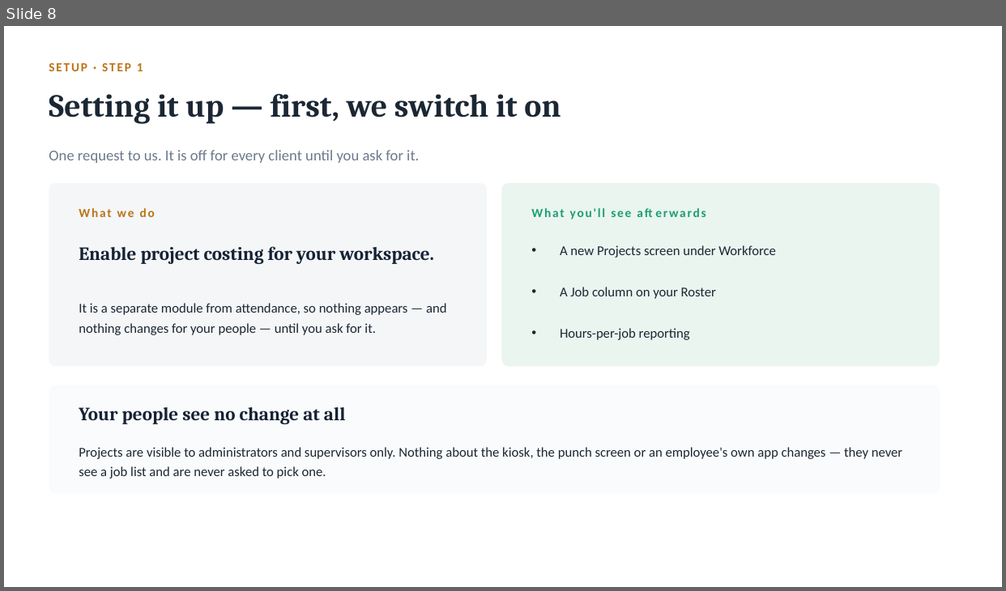
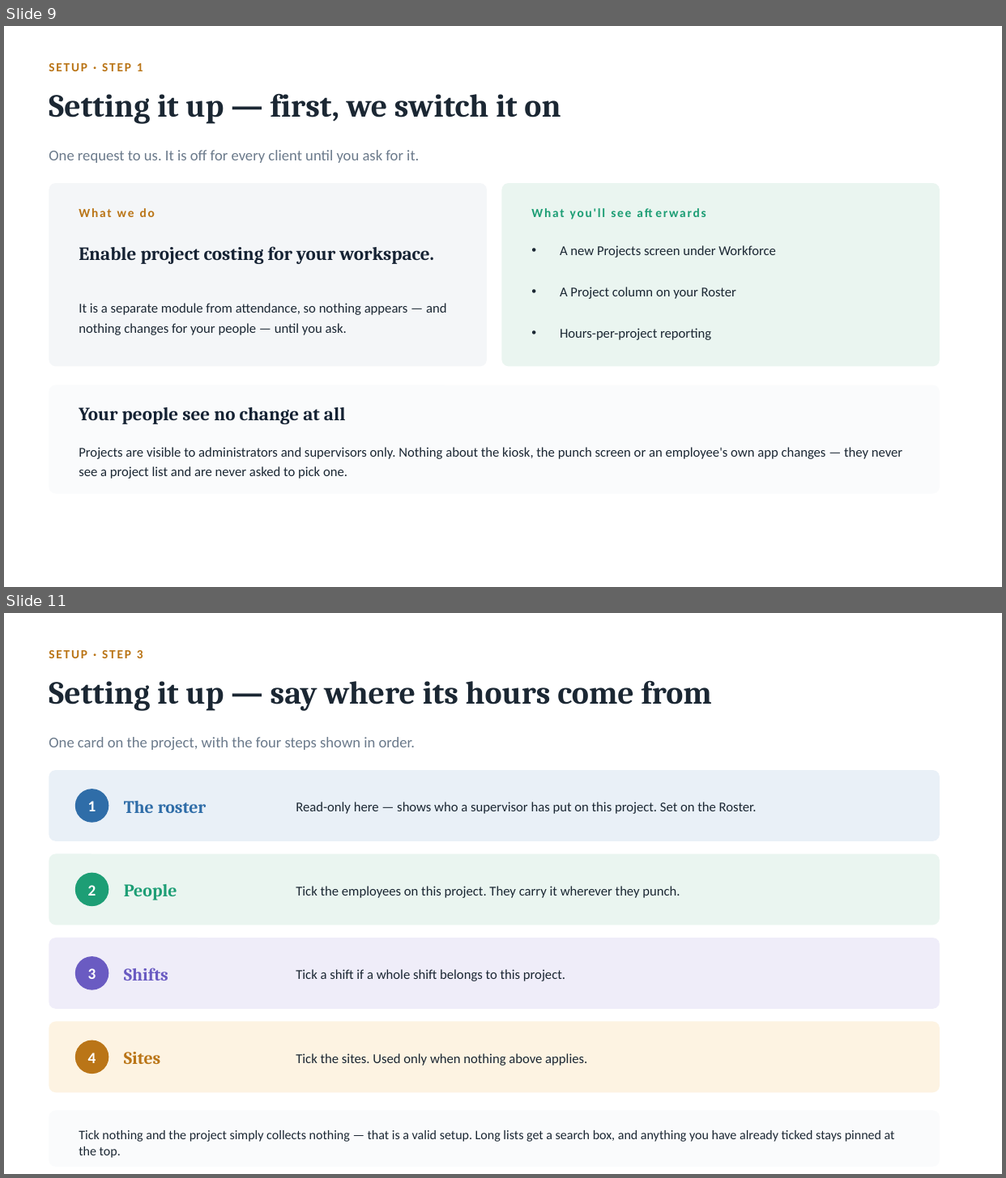
Before and after one commit to iammuniraa-wq/bpmsquare-app, a slide deck: docs/BPMSquare_WFM_Project_Costing.pptx. Shown one above the other, each under a label of ours: slide 8 before the commit, slides 9 and 11 after it; the slides between them are not shown. The pictures are 1006x591 and 1006x1178 pixels, drawn with LibreOffice and Linux fonts; fonts in the diff are those of the drawing. Boxes give left, top, right and bottom in pixels: in the first picture for what was removed or moved away, otherwise in the second. Text is boxed around its words. In the diff, an @@ line names an element or a change of style, - is before the commit and + after.

```diff
--- a/docs/BPMSquare_WFM_Project_Costing.pptx
+++ b/docs/BPMSquare_WFM_Project_Costing.pptx
@@ slide 11 added at box(4, 613, 1002, 1174), background #FFFFFF @@
@@ text added at box(49, 650, 143, 658), 12 pt, text #BA7517, bold @@
+SETUP · STEP 3
@@ text added at box(49, 680, 712, 711), 31 pt, text #1B2733, bold @@
+Setting it up — say where its hours come from
@@ text added at box(49, 737, 415, 750), 14.5 pt, text #6B7A8B @@
+One card on the project, with the four steps shown in order.
@@ rounded rectangle added at box(49, 770, 940, 841), fill #E9F0F7 @@
@@ ellipse added at box(75, 789, 108, 823), fill #2F6DA8 @@
@@ text added at box(88, 801, 96, 811), 15 pt, text #FFFFFF, bold @@
+1
@@ text added at box(124, 801, 206, 813), 17 pt, text #2F6DA8, bold @@
+The roster
@@ text added at box(296, 802, 756, 814), 13 pt, text #1B2733 @@
+Read-only here — shows who a supervisor has put on this project. Set on the Roster.
@@ rounded rectangle added at box(49, 854, 940, 925), fill #EAF5F0 @@
@@ ellipse added at box(75, 873, 108, 906), fill #1D9E75 @@
@@ text added at box(88, 885, 96, 896), 15 pt, text #FFFFFF, bold @@
+2
@@ text added at box(124, 884, 177, 901), 17 pt, text #1D9E75, bold @@
+People
@@ text added at box(296, 886, 680, 898), 13 pt, text #1B2733 @@
+Tick the employees on this project. They carry it wherever they punch.
@@ rounded rectangle added at box(49, 938, 940, 1009), fill #EFEDF9 @@
@@ ellipse added at box(75, 956, 108, 990), fill #6A5BC2 @@
@@ text added at box(88, 969, 96, 979), 15 pt, text #FFFFFF, bold @@
+3
@@ text added at box(124, 968, 168, 981), 17 pt, text #6A5BC2, bold @@
+Shifts
@@ text added at box(296, 969, 565, 982), 13 pt, text #1B2733 @@
+Tick a shift if a whole shift belongs to this project.
@@ rounded rectangle added at box(49, 1022, 940, 1093), fill #FDF3E2 @@
@@ ellipse added at box(75, 1041, 108, 1074), fill #BA7517 @@
@@ text added at box(88, 1053, 96, 1063), 15 pt, text #FFFFFF, bold @@
+4
@@ text added at box(124, 1052, 161, 1064), 17 pt, text #BA7517, bold @@
+Sites
@@ text added at box(296, 1054, 587, 1066), 13 pt, text #1B2733 @@
+Tick the sites. Used only when nothing above applies.
@@ rounded rectangle added at box(49, 1111, 940, 1167), fill #FAFBFC @@
@@ text added at box(79, 1131, 895, 1158), 12.5 pt, text #1B2733 @@
+Tick nothing and the project simply collects nothing — that is a valid setup. Long lists get a search box, and anything you have already ticked stays pinned at the top.
@@ what was slide 8 is now slide 9 @@
@@ slide 9 changed as well @@
@@ text at box(560, 287, 736, 299): text changed @@
-• A Job column on your Roster
+• A Project column on your Roster
@@ text at box(79, 303, 446, 335): text changed @@
-It is a separate module from attendance, so nothing appears — and nothing changes for your people — until you ask for it.
+It is a separate module from attendance, so nothing appears — and nothing changes for your people — until you ask.
@@ text at box(560, 328, 711, 340): text changed @@
-• Hours-per-job reporting
+• Hours-per-project reporting
@@ text at box(79, 447, 902, 479): text changed @@
-Projects are visible to administrators and supervisors only. Nothing about the kiosk, the punch screen or an employee's own app changes — they never see a job list and are never asked to pick one.
+Projects are visible to administrators and supervisors only. Nothing about the kiosk, the punch screen or an employee's own app changes — they never see a project list and are never asked to pick one.
```
Also in this commit, not shown: 10 other slides changed, 2 other slides added, 2 slides removed.
